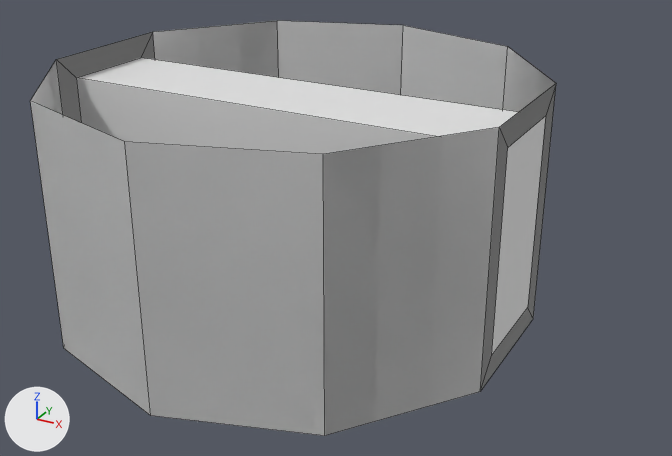
The Blender file assets/CylinderSegs.blend, before and after one commit.
Rendered twice from a 50 mm camera at (1.87, -3.07, 1.9) aimed at (0.2, -0.03, 0.38). The axes (+X, +Y, +Z) are drawn at lower left. The lights are the same throughout. The picture after the commit comes second. Mesh edges are drawn as thin lines.

Objects in the first picture: 'CylinderSeg', 'CylinderSegWithTunnel'.
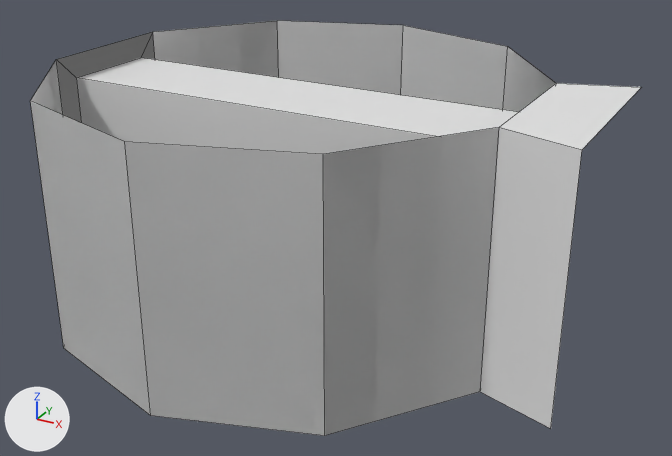
Boxes [x1, y1, x2, y2] around the edits, measured in the pictures (672 x 456 px):
'VerticalWall', added
    after: [480, 127, 582, 428]
'HorizontalWall', added
    after: [500, 83, 641, 150]
'CylinderSeg', unchanged, covered by the edit
    before: [58, 33, 556, 391]
    after: [56, 33, 155, 122]

The change, as a list of edits to the scene's bpy script:
```text
Add me_cylinder_004:
    me_cylinder_004.from_pydata([(0.951, 0.309, 1.0), (1.242, 0.404, 1.0), (0.951, -0.309, 1.0), (1.242, -0.404, 1.0)], [], [(1, 3, 2, 0)])
Add me_cylinder_002:
    me_cylinder_002.from_pydata([(0.951, -0.309, 0.0), (0.951, -0.309, 1.0), (1.242, -0.404, 0.0), (1.242, -0.404, 1.0)], [], [(3, 1, 0, 2)])
Add ob_horizontalwall:
    ob_horizontalwall = bpy.data.objects.new('HorizontalWall', me_cylinder_004)
    ob_horizontalwall.location = (0.0, 0.0, 0.0)
Add ob_verticalwall:
    ob_verticalwall = bpy.data.objects.new('VerticalWall', me_cylinder_002)
    ob_verticalwall.location = (0.0, 0.0, 0.0)
```
